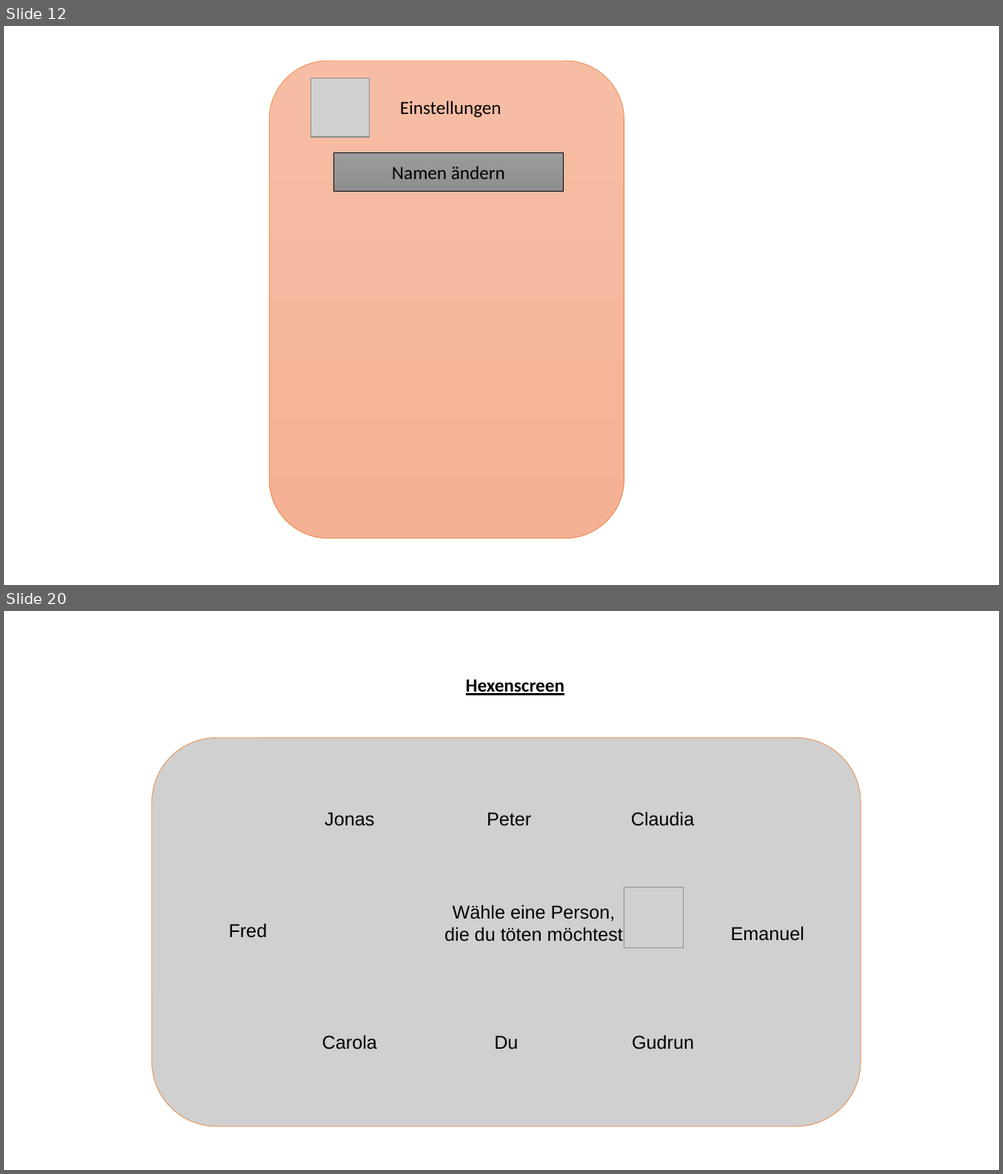
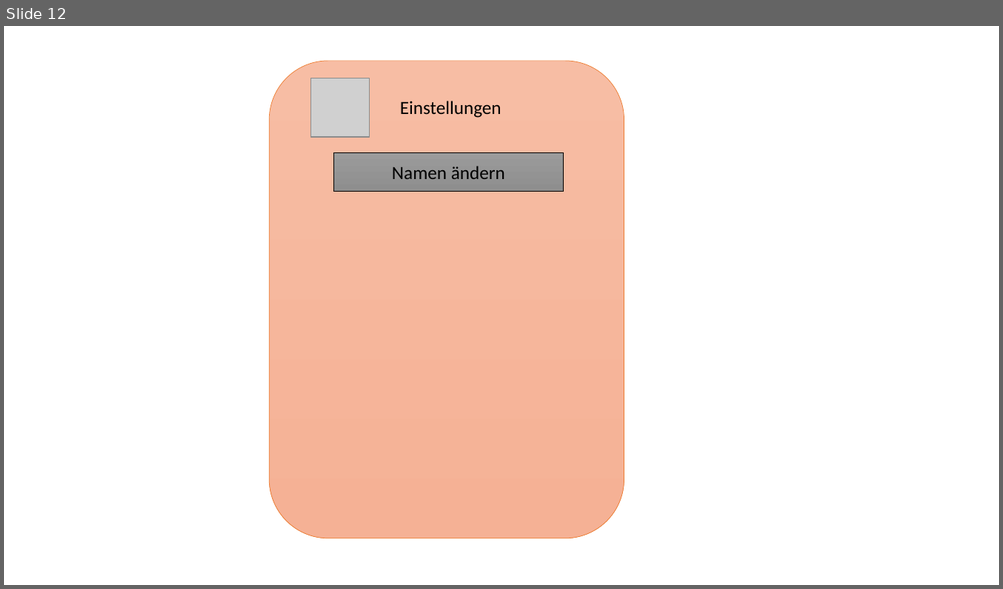
Before and after one commit to john-kloss/werwolf, a slide deck: VisualisierungProjekt.odp. Shown one above the other, each under a label of ours: slides 12 and 20 before the commit, slide 12 after it; the slides between them are not shown. The pictures are 1003x1174 and 1003x589 pixels, drawn with LibreOffice and Linux fonts; fonts in the diff are those of the drawing; grey boxes stand for pictures. Boxes give left, top, right and bottom in pixels: in the first picture for what was removed or moved away, otherwise in the second. Text is boxed around its words. In the diff, an @@ line names an element or a change of style, - is before the commit and + after.

```diff
--- a/VisualisierungProjekt.odp
+++ b/VisualisierungProjekt.odp
@@ slide 20 removed at (4, 611, 999, 1170), background #FFFFFF @@
@@ text removed at (466, 679, 564, 695) @@
-Hexenscreen
@@ picture removed at (152, 738, 860, 1128) @@
@@ picture removed at (287, 757, 412, 880) @@
-Jonas
@@ picture removed at (447, 757, 571, 880) @@
-Peter
@@ picture removed at (600, 757, 724, 880) @@
-Claudia
@@ picture removed at (186, 869, 310, 991) @@
-Fred
@@ picture removed at (340, 872, 728, 973) @@
-Wähle eine Person,
-die du töten möchtest
@@ picture removed at (706, 872, 829, 995) @@
-Emanuel
@@ picture removed at (624, 888, 684, 948) @@
@@ picture removed at (287, 980, 412, 1103) @@
-Carola
@@ picture removed at (444, 980, 568, 1103) @@
-Du
@@ picture removed at (601, 980, 725, 1103) @@
-Gudrun
```
Also in this commit, not shown: 1 slide changed, 12 slides added, 10 other slides removed, 2 other files.
